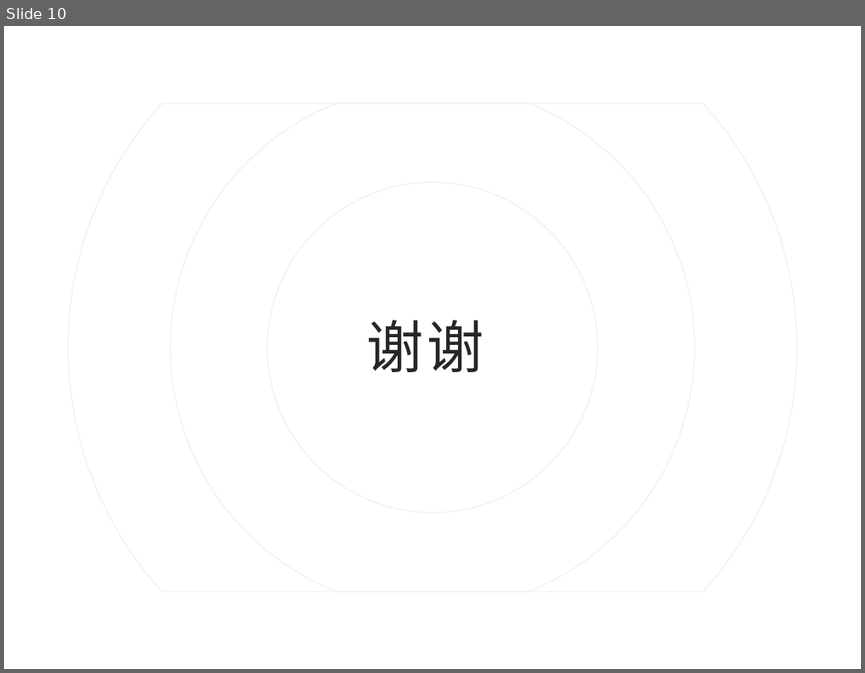
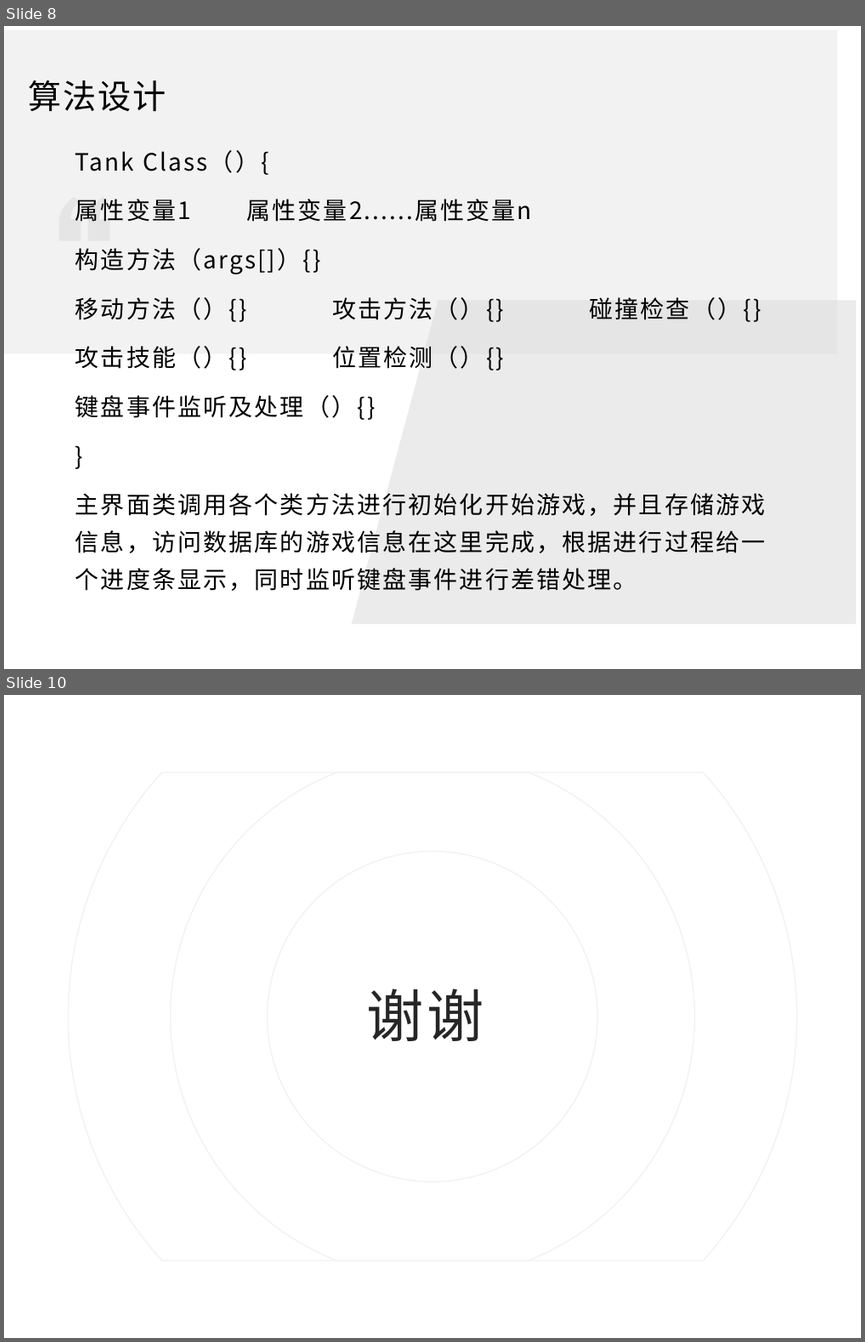
Before and after one commit to agukl/tankWar, a slide deck: 详细设计.pptx. Shown one above the other, each under a label of ours: slide 10 before the commit, slides 8 and 10 after it; the slides between them are not shown. The pictures are 865x673 and 865x1342 pixels, drawn with LibreOffice and Linux fonts; fonts in the diff are those of the drawing. Boxes give left, top, right and bottom in pixels: in the first picture for what was removed or moved away, otherwise in the second. Text is boxed around its words. In the diff, an @@ line names an element or a change of style, - is before the commit and + after.

```diff
--- a/详细设计.pptx
+++ b/详细设计.pptx
@@ slide 8 added at [4,26,861,669], background #FFFFFF @@
@@ rectangle added at [4,30,837,354], fill #F2F2F2 @@
@@ text added at [28,80,166,111], 28 pt, text #000000 @@
+算法设计
@@ text added at [75,150,766,590], 20 pt, text #000000 @@
+Tank Class（）{
+属性变量1 属性变量2......属性变量n
+构造方法（args[]）{}
+移动方法（）{} 攻击方法（）{} 碰撞检查（）{}
+攻击技能（）{} 位置检测（）{}
+键盘事件监听及处理（）{}
+}
+主界面类调用各个类方法进行初始化开始游戏，并且存储游戏信息，访问数据库的游戏信息在这里完成，根据进行过程给一个进度条显示，同时监听键盘事件进行差错处理。
@@ freeform shape added at [59,197,80,241], fill #D9D9D9 at 50% opacity @@
@@ freeform shape added at [88,197,109,241], fill #D9D9D9 at 50% opacity @@
@@ freeform shape added at [351,301,856,624], fill #D9D9D9 at 50% opacity @@
```
Also in this commit, not shown: 4 slides changed, 4 other slides added, 5 slides removed, 1 other file.
